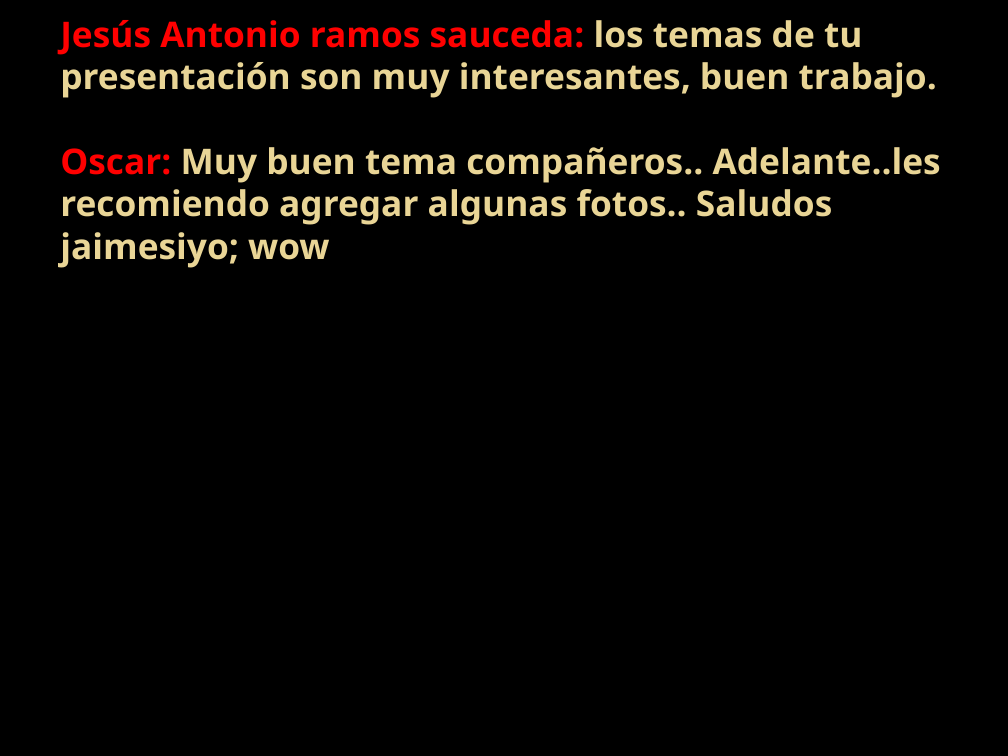
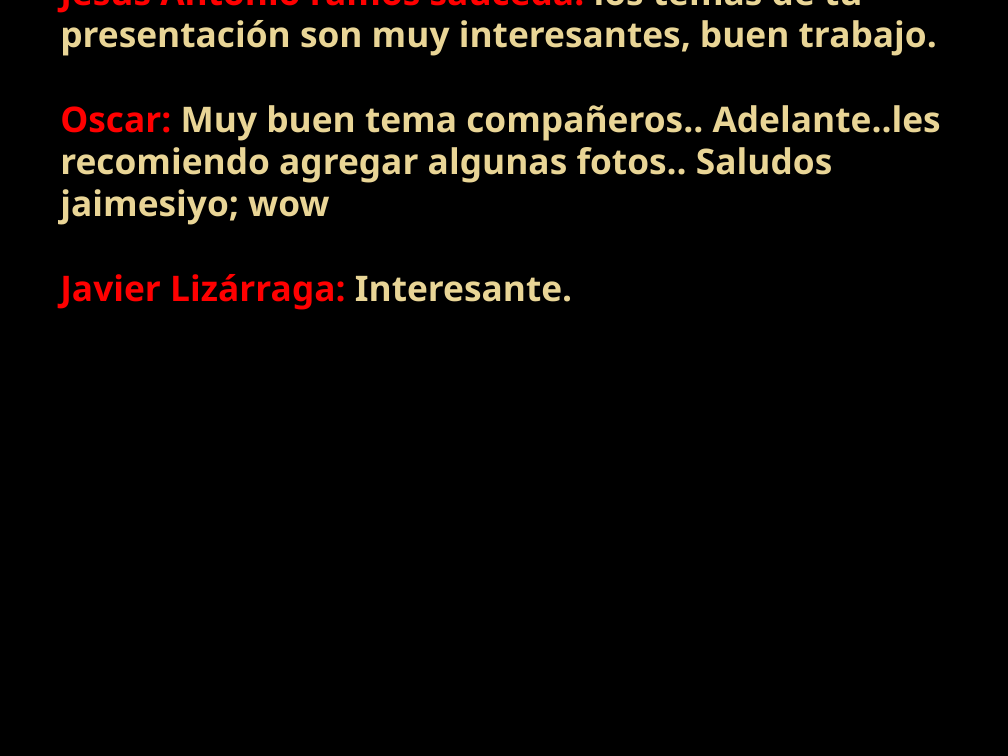
Before and after one commit to lc850/auditoria, a slide deck: slide 20 of BlackBerry, SMS y 3G.pptx. Drawn at 1008x756 pixels with LibreOffice and Linux fonts; fonts in the diff are those of the drawing; background and template pictures are left out. Boxes give left, top, right and bottom in pixels: in the first picture for what was removed or moved away, otherwise in the second. Text is boxed around its words. In the diff, an @@ line names an element or a change of style, - is before the commit and + after.

Commit message:
Comentarios en archivo BlackBerry, SMS y 3G

```diff
--- a/BlackBerry, SMS y 3G.pptx
+++ b/BlackBerry, SMS y 3G.pptx
@@ title at [60,0,941,310]: text changed @@
-Jesús Antonio ramos sauceda: los temas de tu presentación son muy interesantes, buen trabajo.
-Oscar: Muy buen tema compañeros.. Adelante..les recomiendo agregar algunas fotos.. Saludos
-jaimesiyo; wow
+Jesús Antonio ramos sauceda: los temas de tu presentación son muy interesantes, buen trabajo.
+Oscar: Muy buen tema compañeros.. Adelante..les recomiendo agregar algunas fotos.. Saludos
+jaimesiyo; wow
+Javier Lizárraga: Interesante.
```
